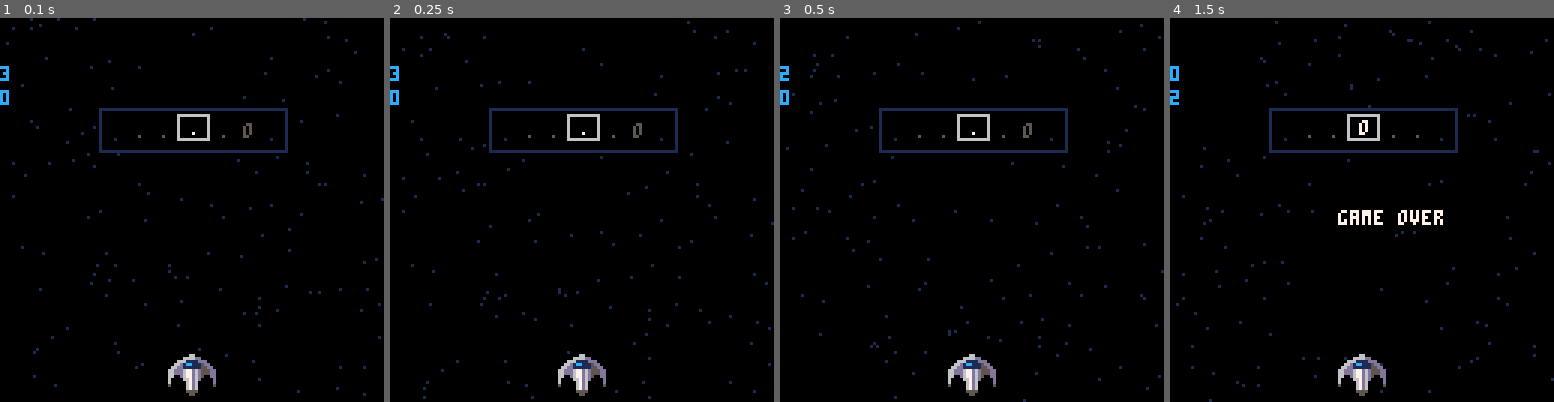
Above: before the commit, frames 1-4 (left to right).
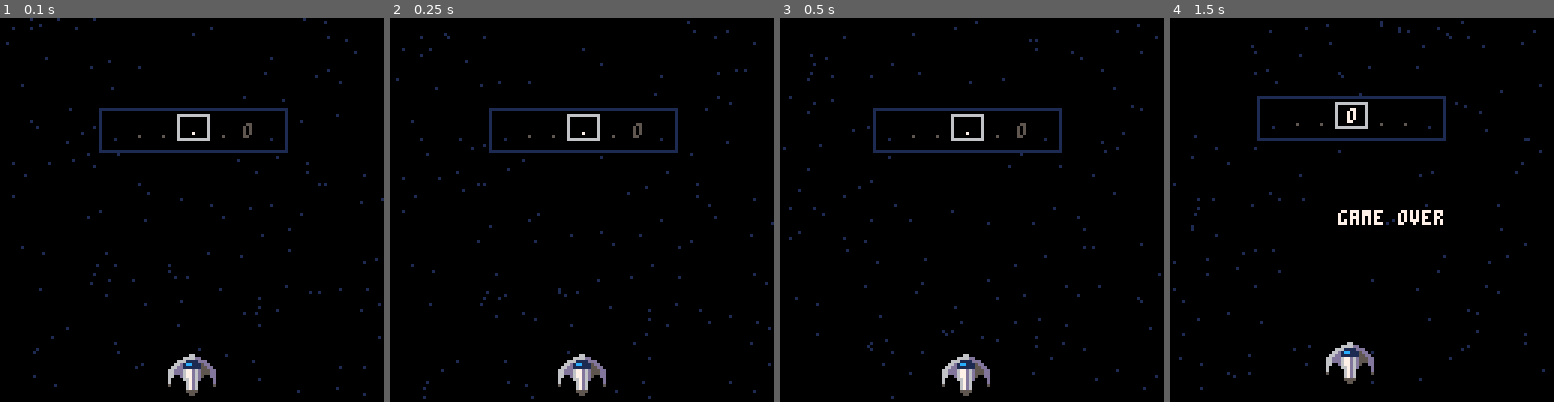
Above: after the commit, the same moments.

Repository: ryanford/EDM-Blastoff
Game: PICO-8 cartridge rhythm-game.p8
Same seed, same stepped clock (60 frames per second), same inputs: the game is played once before the commit and once after it.
Inputs:
- Up to frame 1 (0.1 s): no input
- Up to frame 2 (0.25 s): no input
- Up to frame 3 (0.5 s): tap X (X key) at 0.33 s
- Up to frame 4 (1.5 s): tap O (Z key) at 0.7 s; tap X (X key) at 1.07 s

The runs differ from the first frame. In frame 1, 0.1% of the frame differs, in the area x 0-3%, y 12-23%; in frame 2, 0.1%; in frame 3, 3.2%; in frame 4, 4.9%, in the area x 0-100%, y 0-100%.

Commit message:
add screenshake

Diff:
--- a/rhythm-game.p8
+++ b/rhythm-game.p8
@@ -2,6 +2,8 @@
 version 8
 __lua__
 function _init()
+  m_x = 0
+  m_y = 0
   p={}
   p.x=60
   p.y=112
@@ -27,8 +29,6 @@
     })
   end
 
-  m_x = 0
-  m_y = 0
   prev_time=time()
   time_now=time()
   dt=0
@@ -69,12 +69,12 @@
 
 function active_draw()
   cls()
+  screenshake()
   draw_stars()
   draw_obstacles()
   draw_smoke()
-  spr(unpack(p.sprite))
-  print(p.score, 0, 16, 12)
-  print(pattern_step, 0, 24, 12)
+  draw_ship()
+  -- spr(unpack(p.sprite))
   draw_pattern()
 end
 
@@ -88,6 +88,15 @@
 function gameover()
   state.update=gameover_update
   state.draw=gameover_draw
+end
+
+shaketimer = 0
+function screenshake()
+	shaketimer -= 1
+	if shaketimer > 0 then
+		m_x = (rnd(shaketimer + 1) - shaketimer)/2
+		m_y = (rnd(shaketimer + 1) - shaketimer)/2
+	end
 end
 
 function update_time()
@@ -98,6 +107,12 @@
   if (step>128) step=1
 end
 
+function draw_ship()
+  p.sprite[2] = p.x + m_x - 8
+  p.sprite[3] = p.y + m_y
+  spr(unpack(p.sprite))
+end
+
 function update_player()
   if btnp(0) then
     if (p.lane==1) return
@@ -116,7 +131,7 @@
   else
     p.x += (lanes[p.lane] - p.x) * 0.3
   end
-  p.sprite[2]=p.x - 8
+  -- p.sprite[2]=p.x - 8
 end
 
 function spawn_obstacle()
@@ -145,7 +160,7 @@
 
 function draw_obstacles()
   for obstacle in all(obstacles) do
-    sspr(64,0,32,96,obstacle.x-16,obstacle.y)
+    sspr(64,0,32,96,obstacle.x-16+m_x,obstacle.y+m_y)
   end
 end
 
@@ -168,7 +183,7 @@
     local particle={}
     local colors={2,4,9}
     particle.x=obstacle.x+rnd(16)*sgn(flr(rnd(2))*-1)
-    particle.y=obstacle.y+rnd(16)*-1
+    particle.y=(obstacle.y+rnd(16)*-1) + 16
     particle.col=colors[flr(rnd(#colors))+1]
     particle.size=flr(rnd(6))+1
     particle.age=0
@@ -223,8 +238,7 @@
       sfx(sounds[flr(rnd(#sounds)+1)])
       p.score += .2
     else
-      sfx(12)
-      p.score -= 1
+      pattern_mistake()
     end
     button_pressed = true
     btn_timer = time_now + 1
@@ -236,8 +250,7 @@
       sfx(sounds[flr(rnd(#sounds)+1)])
       p.score += .2
     else
-      sfx(12)
-      p.score -= 1
+      pattern_mistake()
     end
     button_pressed = true
     btn_timer = time_now + 1
@@ -248,14 +261,19 @@
       sfx(sounds[flr(rnd(#sounds)+1)])
       p.score += .2
     else
-      sfx(12)
-      p.score -= 1
+      pattern_mistake()
     end
     button_pressed = true
     btn_timer = time_now + 1
     --printh("btnpress "..step)
   end
   p.score = min(p.score,5)
+end
+
+function pattern_mistake()
+  shaketimer = 10
+  sfx(12)
+  p.score -= 1
 end
 
 -- these global vars can move elsewhere at some point, but thought it would be
@@ -270,9 +288,7 @@
     last_pattern[((pattern_step - 1) % 8 ) + 1]
   if step % 16 == 1 then
     if (last_step == 2 or last_step == 3) and not button_pressed then
-      --printh("error "..step)
-      sfx(12)
-      p.score -=1
+     pattern_mistake()
     end
     if btn_timer < time_now then
       button_pressed = false
@@ -300,8 +316,8 @@
 -- i know it's ugly, but at this point i don't care much lol..
 -- it displays correctly.
 function draw_pattern()
-  local xoffset = 37
-  local yoffset = 32
+  local xoffset = 37 + m_x
+  local yoffset = 32 + m_y
   rectfill(xoffset-4, yoffset-2, xoffset + 58, yoffset+12, 0)
   rect(xoffset-4, yoffset-2, xoffset + 58, yoffset+12, 1)
   rect(22+xoffset,0+yoffset,32+xoffset,8+yoffset,6)
Not shown, changed: 24 lines of the sprite sheet (__gfx__) section of rhythm-game.p8
